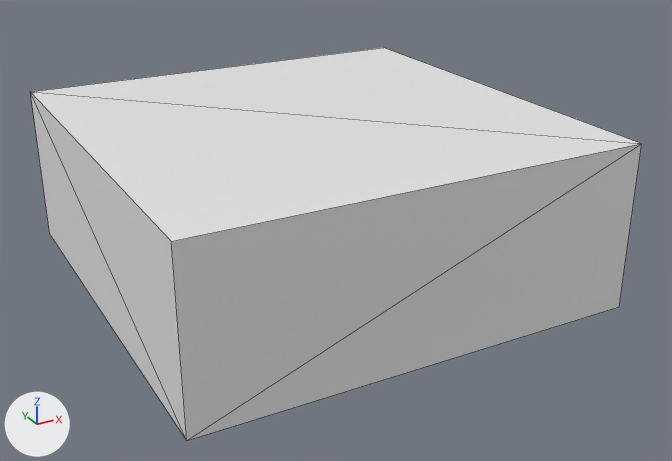
Renders of the glTF model Model3d/glb/C04-01154A.glb from each side of a commit.
Both versions are drawn from a camera (50 mm lens) standing at (-0.00066, -0.00205, 0.00156) and looking at (0.00084, 0.00068, 0.00019). Arrows for +X, +Y and +Z are at lower left; the lights stay in place. The older version comes first. Mesh edges are drawn as thin lines. Where no turn or scale is listed for an object, it has been applied to the vertices. Vertices at exactly the same position are counted once.

In view in the first picture: 'OpenSCAD Model'.
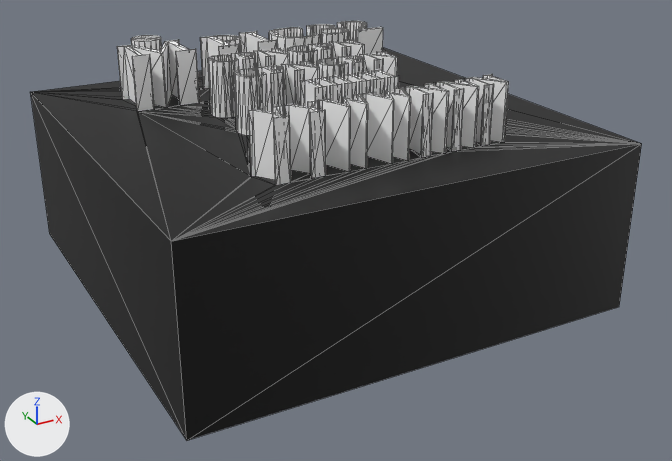
What changed in the scene script:
```text
Add mat_color_2:
    mat_color_2 = principled_material('Color 2')
    mat_color_2.base_color = (1.0, 1.0, 1.0)  # white #ffffff
Add mat_color_1:
    mat_color_1 = principled_material('Color 1')
    mat_color_1.base_color = (0.0, 0.0, 0.0)  # black #000000
Change me_openscad_model:
    used by ob_openscad_model
    remove me_openscad_model.from_pydata(...)  # 8 vertices, 12 faces; spans x 0.0..0.0016, y 0.0..0.0016, z 0.0..0.0006
    add me_openscad_model.from_pydata(...)  # 1504 vertices, 3004 faces; spans x 0.0..0.0016, y 0.0..0.0016, z 0.0..0.0008
    me_openscad_model part 1: 1496 vertices added at x 0.00028..0.00131, y 0.00023..0.00147, z 0.0006..0.0008
    me_openscad_model part 2: 10 faces spanning x 0.0..0.0016, y 0.0..0.0016, z 0.0..0.0006 switch from no material to mat_color_1 (black #000000)
    add me_openscad_model.materials.append(mat_color_2)  # white #ffffff
```

Where the change shows, as pixel boxes (x1, y1, x2, y2) in the pictures (672 x 461 px):
'OpenSCAD Model', reshaped (7% taller): before (31, 48, 642, 440); after (31, 21, 642, 440)
part 1 of me_openscad_model, added: after (31, 21, 642, 241)
part 2 of me_openscad_model, recoloured (white to black): (31, 93, 642, 440) in both
